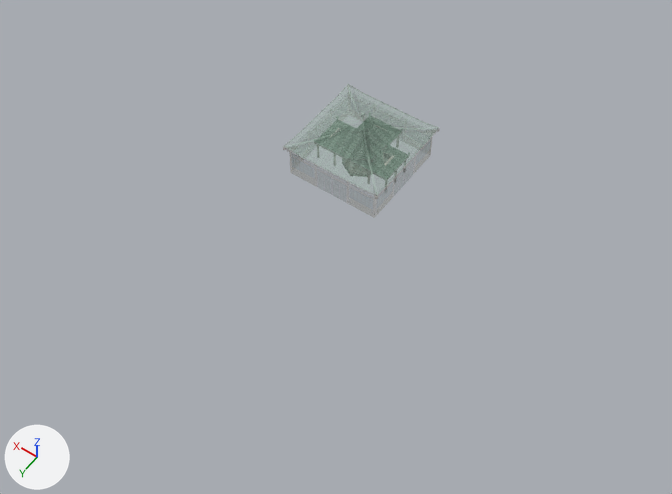
Renders of the FBX model Assets/Models/World/LocationChina/ChBower/ChBower.fbx from each side of a commit.
Rendered twice from a 50 mm camera at (-33.9, 51.6, 65.9) aimed at (-4.5, 10.4, 1.2). Lighting does not change. The marker at lower left points along +X, +Y and +Z. Where no turn or scale is listed for an object, it has been applied to the vertices.

In view in the first picture: 'ChBower_01', 'ChBower_02', 'ChBower_03'.
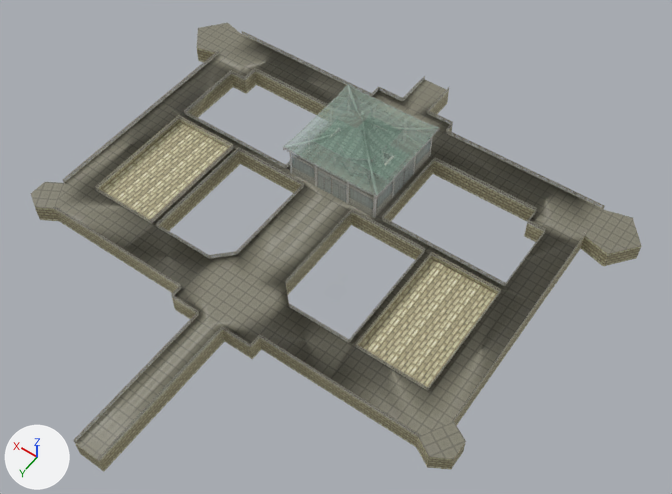
The change, as a diff of the scene's bpy script:
```diff
--- a/Assets/Models/World/LocationChina/ChBower/ChBower.fbx.py
+++ b/Assets/Models/World/LocationChina/ChBower/ChBower.fbx.py
@@ img_t_floortiles_png @@
+img_t_floortiles_png = load_image('T_floortiles.png', 'T_floortiles.png', 256, 256, 'sRGB')
@@ img_t_brick_png @@
+img_t_brick_png = load_image('T_brick.png', 'T_brick.png', 256, 256, 'sRGB')
@@ img_t_fence_png @@
+img_t_fence_png = load_image('T_fence.png', 'T_fence.png', 256, 256, 'sRGB')
@@ mat_floor @@
+mat_floor = principled_material('floor')
+mat_floor.texture = img_t_floortiles_png  # with its transparency
@@ mat_wall @@
+mat_wall = principled_material('wall')
+mat_wall.texture = img_t_brick_png
@@ mat_fence @@
+mat_fence = principled_material('fence')
+mat_fence.texture = img_t_fence_png  # with its transparency
@@ me_плоскость_001 @@
+me_плоскость_001.from_pydata(...)  # 427 vertices, 300 faces; spans x -26.2..26.2, y -13.8..36.9, z -1.8..0.5
+# faces by material slot: [74, 90, 136]
+me_плоскость_001.materials.append(mat_floor)  # picture img_t_floortiles_png
+me_плоскость_001.materials.append(mat_wall)  # picture img_t_brick_png
+me_плоскость_001.materials.append(mat_fence)  # picture img_t_fence_png
@@ ob_chfoundation @@
+ob_chfoundation = bpy.data.objects.new('ChFoundation', me_плоскость_001)
+ob_chfoundation.location = (0.0, 0.0, 0.0)
```

Location of each change, (x1, y1, x2, y2) in pixels of the pictures (672 x 494 px):
'ChFoundation', added: after (31, 23, 641, 471)
    faces in mat_floor (picture img_t_floortiles_png): (31, 23, 641, 461)
    faces in mat_wall (picture img_t_brick_png): (35, 48, 641, 471)
    faces in mat_fence (picture img_t_fence_png): (53, 31, 605, 461)
